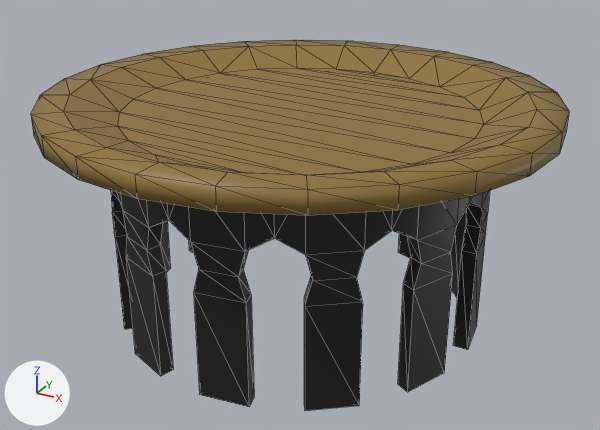
Renders of the glTF model www/models/lba2/layouts/DI_028_table.glb from each side of a commit.
Both versions are drawn from a camera (50 mm lens) standing at (1.136, -2.067, 1.348) and looking at (0.013, -0.024, 0.326). The axes (+X, +Y, +Z) are drawn at lower left. The lights are the same throughout. Mesh edges are drawn as thin lines. Where no turn or scale is listed for an object, it has been applied to the vertices. Vertices at the same position are counted once.

Objects in the first picture: 'Feet', 'TableTop'.
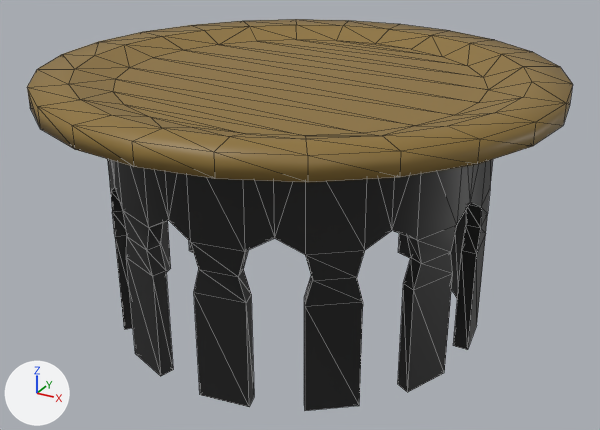
Where the change shows, as pixel boxes (x1, y1, x2, y2) in the pictures (600 x 430 px; the box of a moved part takes in the faces that stretch with it):
'TableTop', reshaped (7% shorter)
    before: (31, 40, 569, 216)
    after: (27, 19, 573, 182)
'Feet', reshaped (14% taller)
    before: (110, 190, 490, 411)
    after: (107, 159, 493, 411)
part 2 of me_cylinder_004, moved or reshaped
    before: (110, 190, 489, 255)
    after: (107, 159, 493, 255)

The change in detail:
me_cylinder_003 is used by ob_tabletop; location (0.0, 0.0, 0.0).
me_cylinder_003 had 144 vertices, 284 faces and spanned x -0.75..0.75, y -0.75..0.75, z 0.589..0.7.
me_cylinder_003 now has 144 vertices, 284 faces and spans x -0.75..0.75, y -0.75..0.75, z 0.664..0.775.
me_cylinder_003 part 1: 144 of 144 vertices moved; they spanned x -0.75..0.75, y -0.75..0.75, z 0.589..0.7 and now span x -0.75..0.75, y -0.75..0.75, z 0.664..0.775; mean shift (0.0, 0.0, 0.079); largest move (0.136, 0.509, 0.647) -> (0.137, 0.513, 0.746).
me_cylinder_004 has 288 vertices, 504 faces and spans x -0.562..0.562, y -0.562..0.562, z 0.0..0.642.
me_cylinder_004 is used by ob_feet; location (0.0, 0.0, 0.0).
me_cylinder_004 part 2: all 72 vertices in x -0.562..0.562, y -0.562..0.562, z 0.642 are moved by (0.0, 0.0, 0.092).
